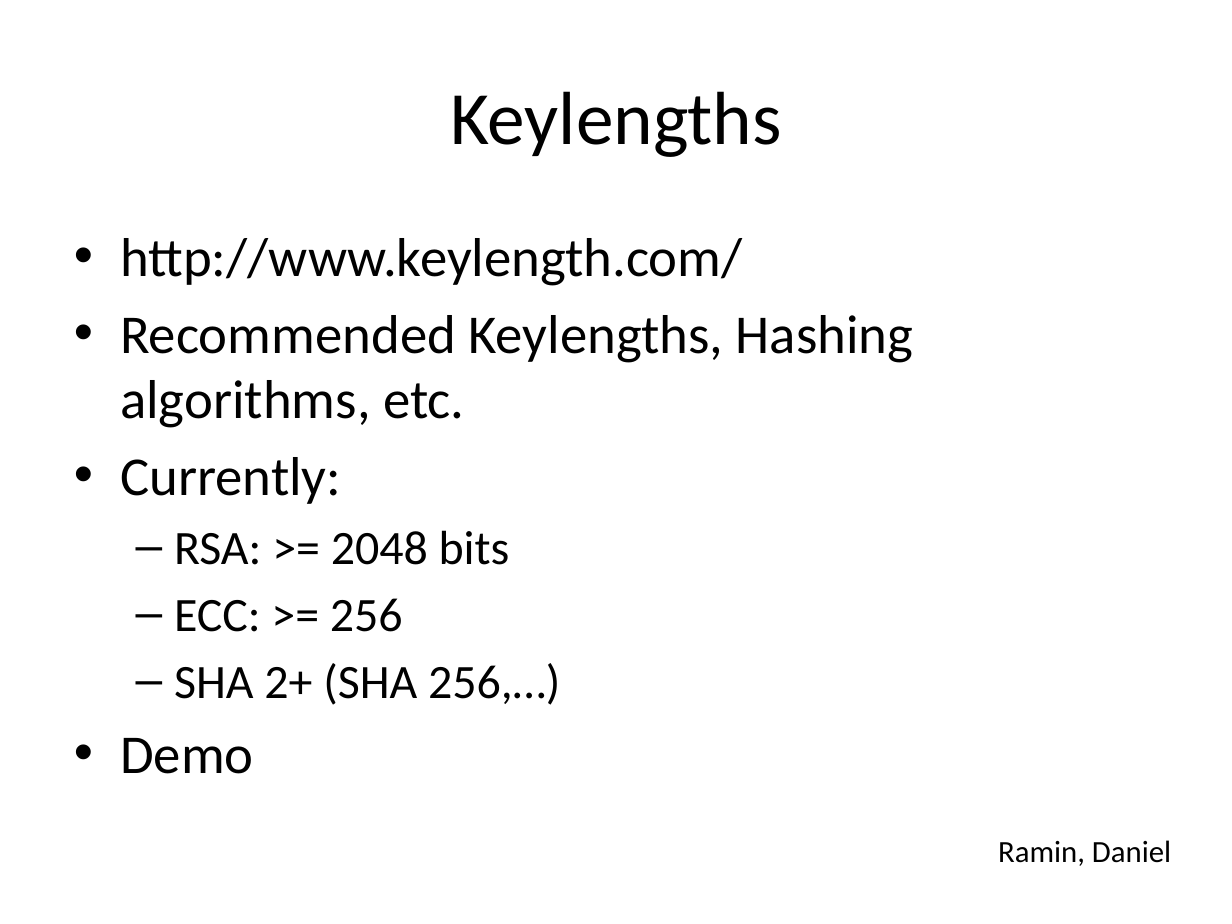
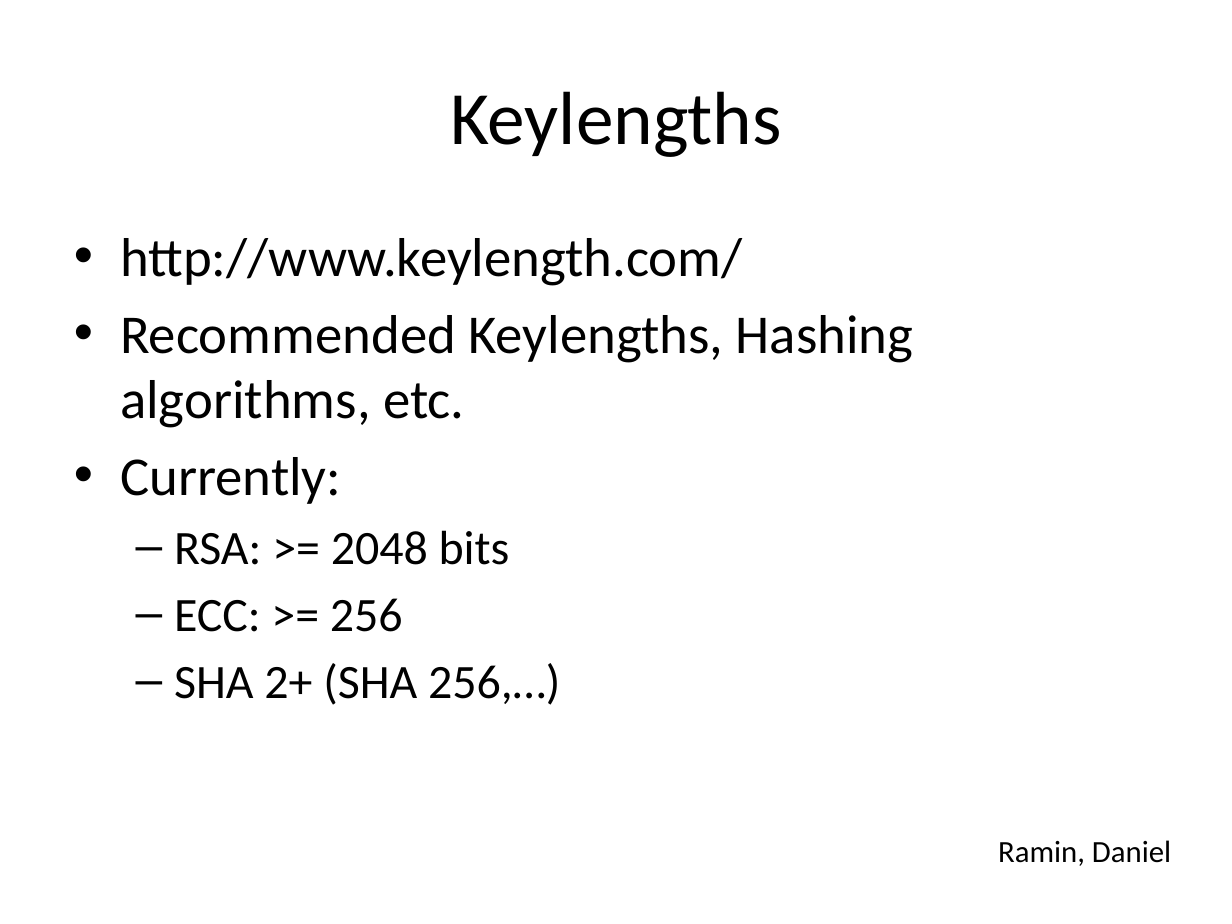
Before and after one commit to BetterCrypto/Applied-Crypto-Hardening, a slide deck: slide 11 of presentations/20131122-Deepsec-ACH project.pptx. Drawn at 1232x924 pixels with LibreOffice and Linux fonts; fonts in the diff are those of the drawing. Boxes give left, top, right and bottom in pixels: in the first picture for what was removed or moved away, otherwise in the second. Text is boxed around its words. In the diff, an @@ line names an element or a change of style, - is before the commit and + after.

```diff
--- a/presentations/20131122-Deepsec-ACH project.pptx
+++ b/presentations/20131122-Deepsec-ACH project.pptx
@@ text at [120, 738, 254, 774]: paragraph removed @@
-• Demo
```
Also in this commit, not shown: 9 other slides changed, 1 slide removed.
